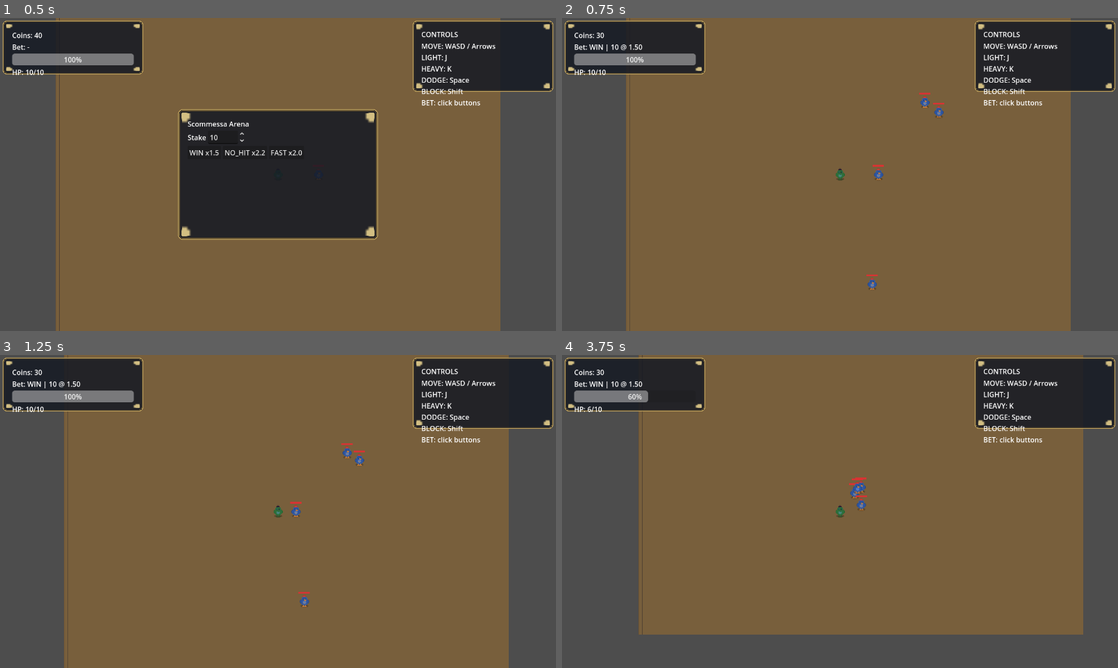
Above: before the commit, frames 1-4 (two rows, left to right).
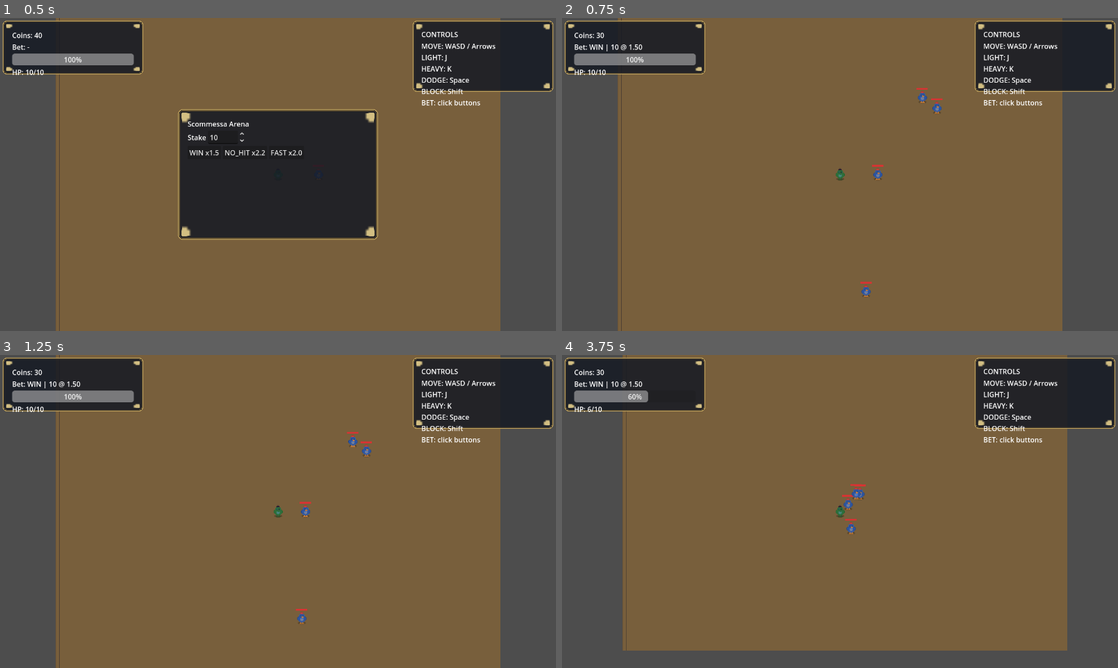
Above: after the commit, the same moments.

Repository: Faratas410/Gallicus-2.0
Game: Godot game, scene res://scenes/Main.tscn
Same seed, same stepped clock (60 frames per second), same inputs: the game is played once before the commit and once after it.
Inputs:
- Up to frame 1 (0.5 s): no input
- Up to frame 2 (0.75 s): click "WIN x1.5" at 0.5 s
- Up to frame 3 (1.25 s): no input
- Up to frame 4 (3.75 s): tap Enter at 1.25 s; hold D (move_right) 1.28-2.03 s; hold L (block) 1.28-2.03 s; hold S (move_down) 2.03-2.78 s; tap K (attack_heavy) at 2.1 s; tap L (block) at 2.3, 3.6 s; hold D (move_right) 2.78-3.53 s; hold L (block) 2.78-3.53 s; tap J (attack_light) at 2.85 s; hold W (move_up) from 3.53 s (still down)

Frame 1 is identical in both runs. In frame 2, 2.8% of the frame differs, in the area x 10-92%, y 0-100%; in frame 3, 2.9%; in frame 4, 8.5%, in the area x 10-94%, y 0-95%.

Commit message:
Add run phases and restart reset

Diff:
--- a/scripts/entities/player.gd
+++ b/scripts/entities/player.gd
@@ -192,6 +192,21 @@
 	_set_hitbox_active(false)
 	_set_hurtbox_active(true)
 
+func reset_for_restart() -> void:
+	velocity = Vector2.ZERO
+	_attack_cooldown = 0.0
+	_attack_in_progress = false
+	_is_invulnerable = false
+	is_blocking = false
+	_knockback_velocity = Vector2.ZERO
+	_knockback_timer = 0.0
+	_hit_targets.clear()
+	_set_hitbox_active(false)
+	_set_hurtbox_active(true)
+	_state = PlayerState.IDLE
+	set_physics_process(true)
+	set_process(true)
+
 func _start_light_attack() -> void:
 	_start_attack(
 		1,
--- a/scripts/systems/game_events.gd
+++ b/scripts/systems/game_events.gd
@@ -13,3 +13,4 @@
 signal bet_opened
 signal bet_closed
 signal player_damaged
+signal run_phase_changed(phase: String)
--- a/scripts/systems/run_manager.gd
+++ b/scripts/systems/run_manager.gd
@@ -18,6 +18,8 @@
 var _player: Node
 var _run_failed_emitted: bool = false
 var _is_game_over: bool = false
+var _phase: String = "PREP"
+var _prep_sequence_id: int = 0
 
 func _ready() -> void:
 	print("RunManager ready")
@@ -55,6 +57,7 @@
 	}
 	GameEvents.run_started.emit()
 	GameEvents.coins_changed.emit(run.coins)
+	_begin_prep_phase()
 	_open_bet_ui()
 
 func reset_run() -> void:
@@ -91,8 +94,13 @@
 	_player = _resolve_player()
 	_connect_player_signals()
 	if _player != null:
-		_player.set_physics_process(true)
-		_player.set_process(true)
+		if _player.has_method("reset_for_restart"):
+			_player.call("reset_for_restart")
+		else:
+			if _player is CharacterBody2D:
+				(_player as CharacterBody2D).velocity = Vector2.ZERO
+			_player.set_physics_process(true)
+			_player.set_process(true)
 		if _player.has_method("reset_for_new_round"):
 			_player.call("reset_for_new_round")
 
@@ -103,6 +111,7 @@
 	GameEvents.run_started.emit()
 	if _arena != null and _arena.has_method("restart_arena"):
 		_arena.call("restart_arena")
+	_begin_prep_phase()
 	_open_bet_ui()
 	GameEvents.coins_changed.emit(run.coins)
 
@@ -112,7 +121,7 @@
 	if _is_game_over:
 		return
 	_waiting_for_bet = true
-	_set_gameplay_active(false)
+	_apply_phase()
 	if _bet_manager and _bet_manager.has_method("open_bet_ui_before_arena"):
 		_bet_manager.open_bet_ui_before_arena()
 
@@ -208,6 +217,7 @@
 	if _is_game_over:
 		return
 	_waiting_for_bet = false
+	_apply_phase()
 	_start_next_arena()
 
 func _on_betting_opened() -> void:
@@ -217,7 +227,7 @@
 	GameEvents.arena_started.emit(run.arena_index)
 	if _bet_manager and _bet_manager.has_method("register_arena_start"):
 		_bet_manager.register_arena_start()
-	_set_gameplay_active(true)
+	_apply_phase()
 
 func _on_wave_cleared(_wave: int) -> void:
 	GameEvents.arena_completed.emit(run.arena_index)
@@ -230,13 +240,14 @@
 func _on_player_spawned(player: Node) -> void:
 	_player = player
 	_connect_player_signals()
-	if _waiting_for_bet:
-		_set_gameplay_active(false)
+	_apply_phase()
 
 func _set_gameplay_active(active: bool) -> void:
 	_player = _resolve_player()
 	if _player and _player.has_method("set_physics_process"):
 		_player.set_physics_process(active)
+	if _player and _player.has_method("set_process"):
+		_player.set_process(active)
 
 func _resolve_player() -> Node:
 	if _player and is_instance_valid(_player):
@@ -299,14 +310,7 @@
 		return
 	_is_game_over = true
 	_waiting_for_bet = false
-	_set_gameplay_active(false)
-	if _arena != null:
-		_arena.set_physics_process(false)
-		_arena.set_process(false)
-	for enemy in get_tree().get_nodes_in_group("enemies"):
-		if enemy is Node:
-			enemy.set_physics_process(false)
-			enemy.set_process(false)
+	_set_phase("GAME_OVER")
 	if not _run_failed_emitted:
 		_run_failed_emitted = true
 		GameEvents.run_failed.emit()
@@ -316,3 +320,32 @@
 
 func get_arena_index() -> int:
 	return int(run.get("arena_index", 0))
+
+func _set_phase(p: String) -> void:
+	_phase = p
+	GameEvents.run_phase_changed.emit(_phase)
+	_apply_phase()
+
+func _apply_phase() -> void:
+	var active := _phase == "LIVE" and not _waiting_for_bet and not _is_game_over
+	_set_gameplay_active(active)
+	if _arena != null:
+		_arena.set_physics_process(active)
+		_arena.set_process(active)
+	for enemy in get_tree().get_nodes_in_group("enemies"):
+		if enemy is Node:
+			enemy.set_physics_process(active)
+			enemy.set_process(active)
+
+func _begin_prep_phase() -> void:
+	_prep_sequence_id += 1
+	var current_id := _prep_sequence_id
+	_set_phase("PREP")
+	var timer := get_tree().create_timer(1.0)
+	timer.timeout.connect(func() -> void:
+		if current_id != _prep_sequence_id:
+			return
+		if _phase == "GAME_OVER":
+			return
+		_set_phase("LIVE")
+	)
